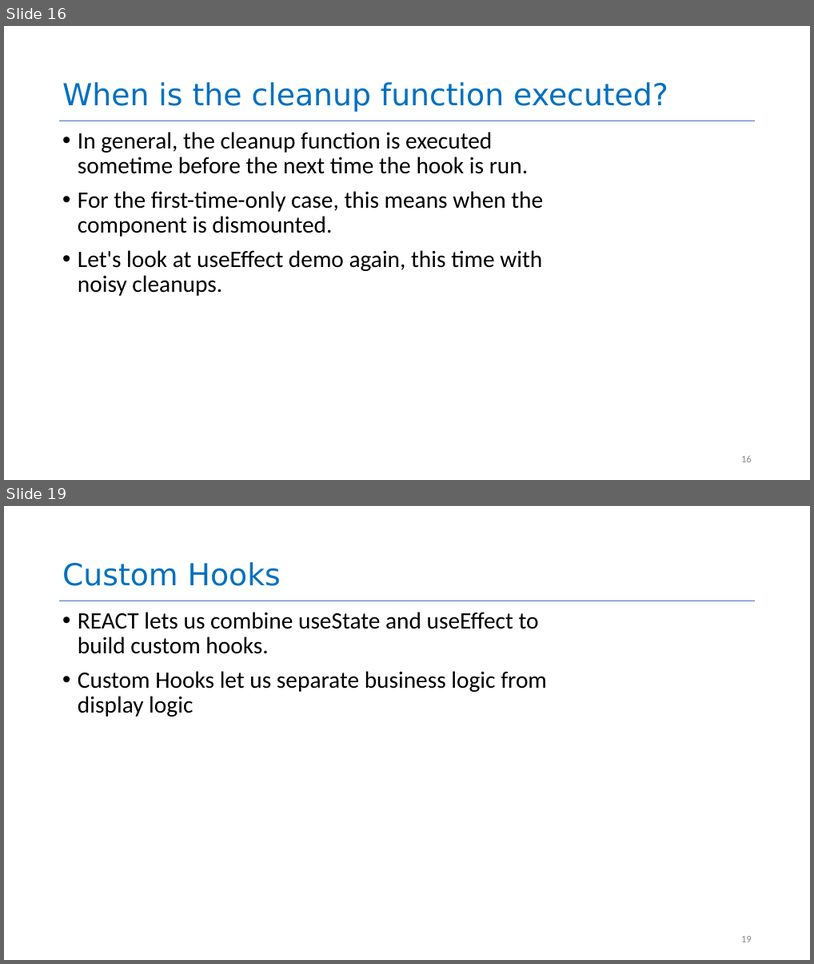
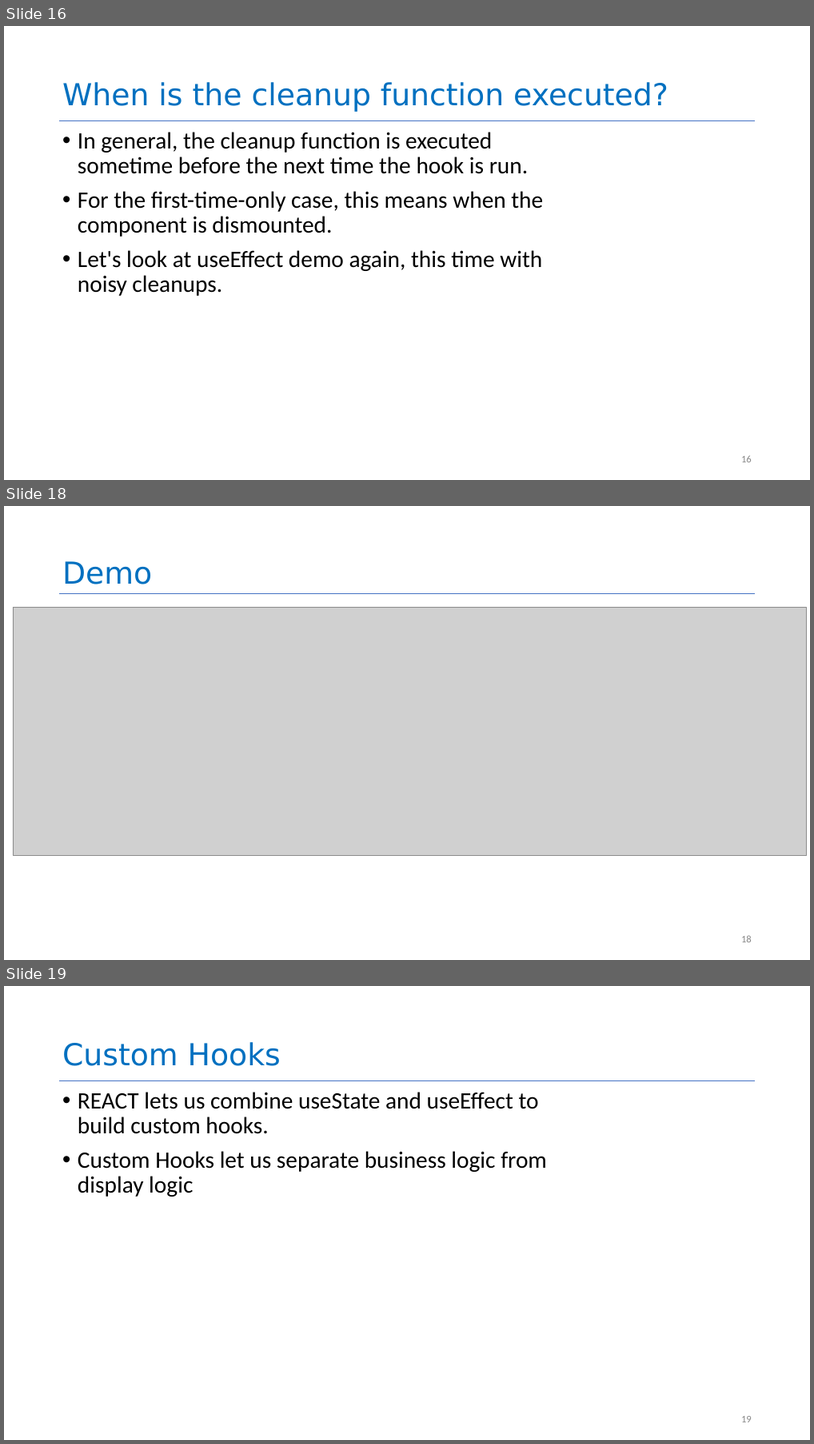
Before and after one commit to neu-se/CS4530-Fall-2024, a slide deck: Slides/Module 09 React Hooks.pptx. Shown one above the other, each under a label of ours: slides 16 and 19 before the commit, slides 16, 18 and 19 after it; the slides between them are not shown. The pictures are 814x964 and 814x1444 pixels, drawn with LibreOffice and Linux fonts; fonts in the diff are those of the drawing; grey boxes stand for pictures. Boxes give left, top, right and bottom in pixels: in the first picture for what was removed or moved away, otherwise in the second. Text is boxed around its words. In the diff, an @@ line names an element or a change of style, - is before the commit and + after.

```diff
--- a/Slides/Module 09 React Hooks.pptx
+++ b/Slides/Module 09 React Hooks.pptx
@@ slide 18 added at [4, 506, 810, 960], background #FFFFFF @@
@@ title added at [62, 561, 152, 584], 36 pt, text #0070C0 @@
+Demo
@@ line added from (60, 594) to (755, 594), #4472C4 0.5 pt @@
@@ picture added at [13, 607, 806, 855] @@
@@ page number added at [742, 935, 752, 942], 12 pt, text #888888 @@
+18
```
Also in this commit, not shown: 4 slides changed, 1 slide removed, 3 other files.
